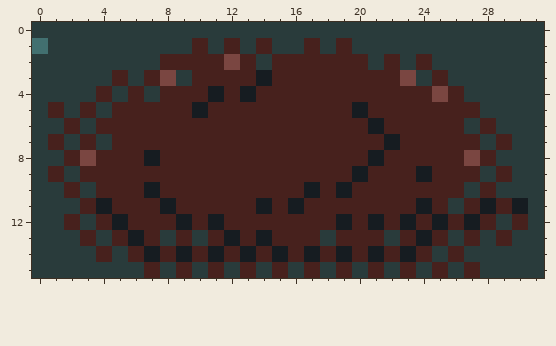
File history of a pixel-art sprite, art/robot_base.png. The picture above was drawn from the file before the commit.
The file is 32x16 pixels.
After the commit:
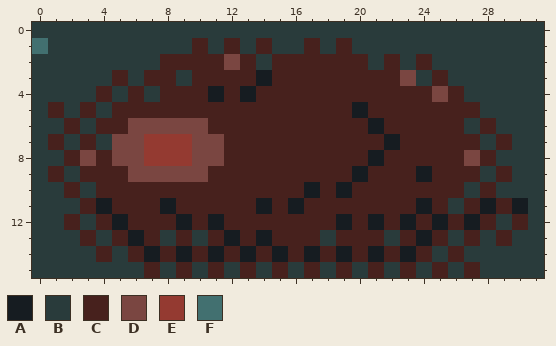
Palette (. is transparent): A #161c21  B #293b3b  C #47211d  D #7a4641  E #943a31  F #427070
Message: Adjust initial screen, robot target.
Diff:
y 3: x 8 D -> C
y 5: x 10 A -> C
y 6: x 6..10 CCCCC -> DDDDD
y 7: x 5..11 CCCCCCC -> DDEEEDD
y 8: x 5..11 CCACCCC -> DDEEEDD
y 9: x 6..10 CCCCC -> DDDDD
y 10: x 7 A -> C
